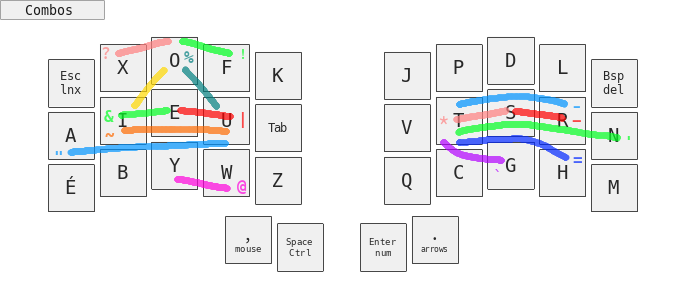
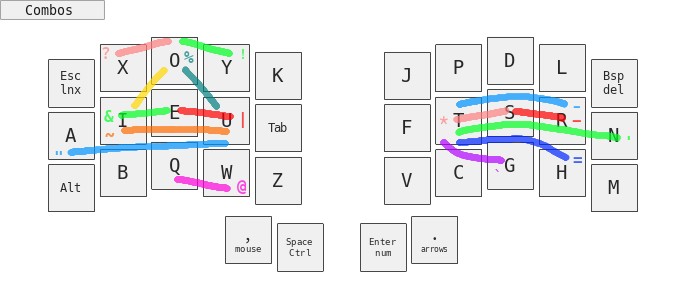
Two versions of the same layered image (w=691, h=288). Layer-by-layer changes:
painted on "`" over 481, 139, 505, 171
painted on "'" over 481, 121, 569, 141
painted on "=" over 481, 135, 540, 163
painted on "-" over 481, 94, 540, 108
painted on "*" over 481, 109, 508, 124
painted on "'" over 146, 144, 204, 150
painted on "base.png" over 48, 36, 638, 272
